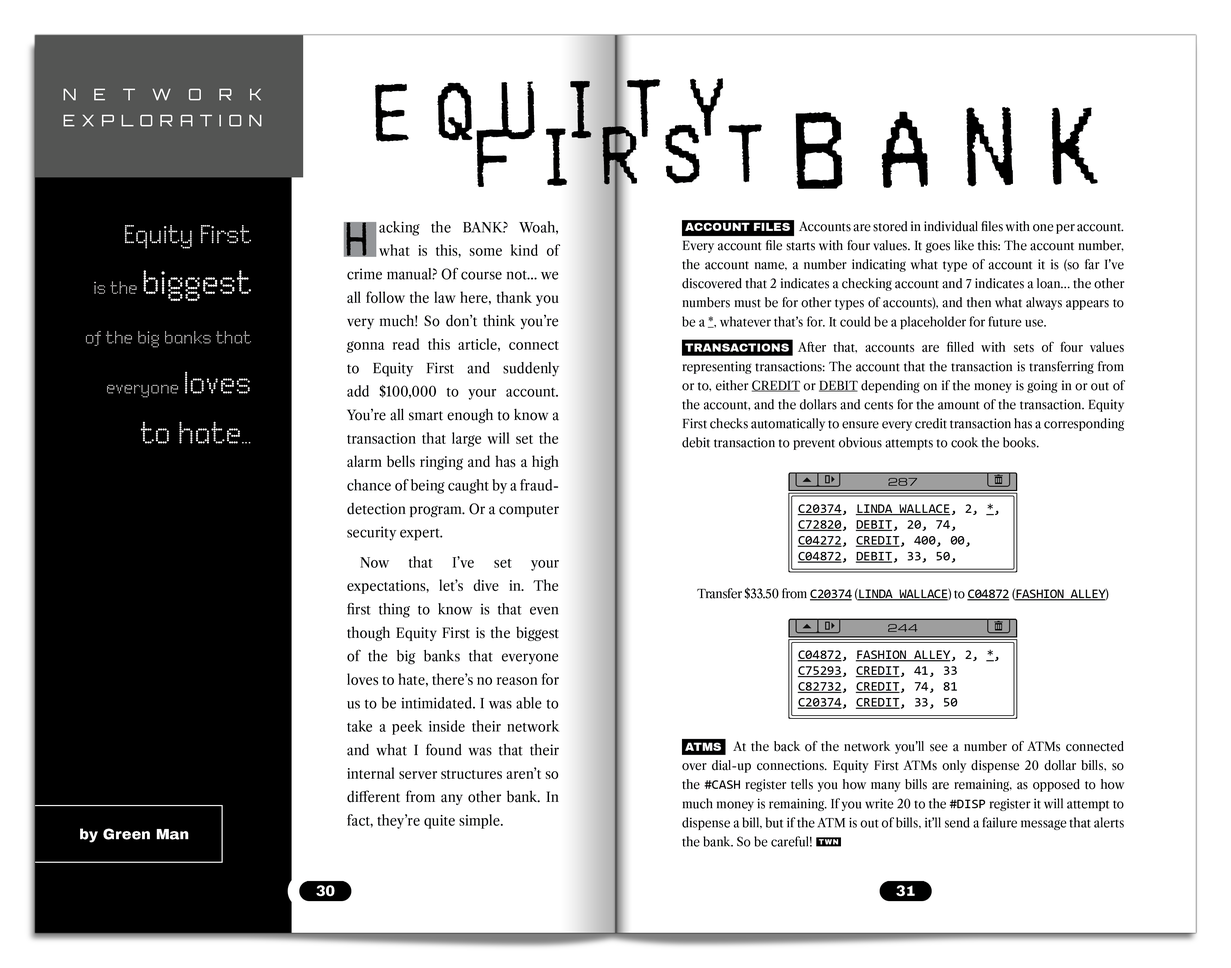
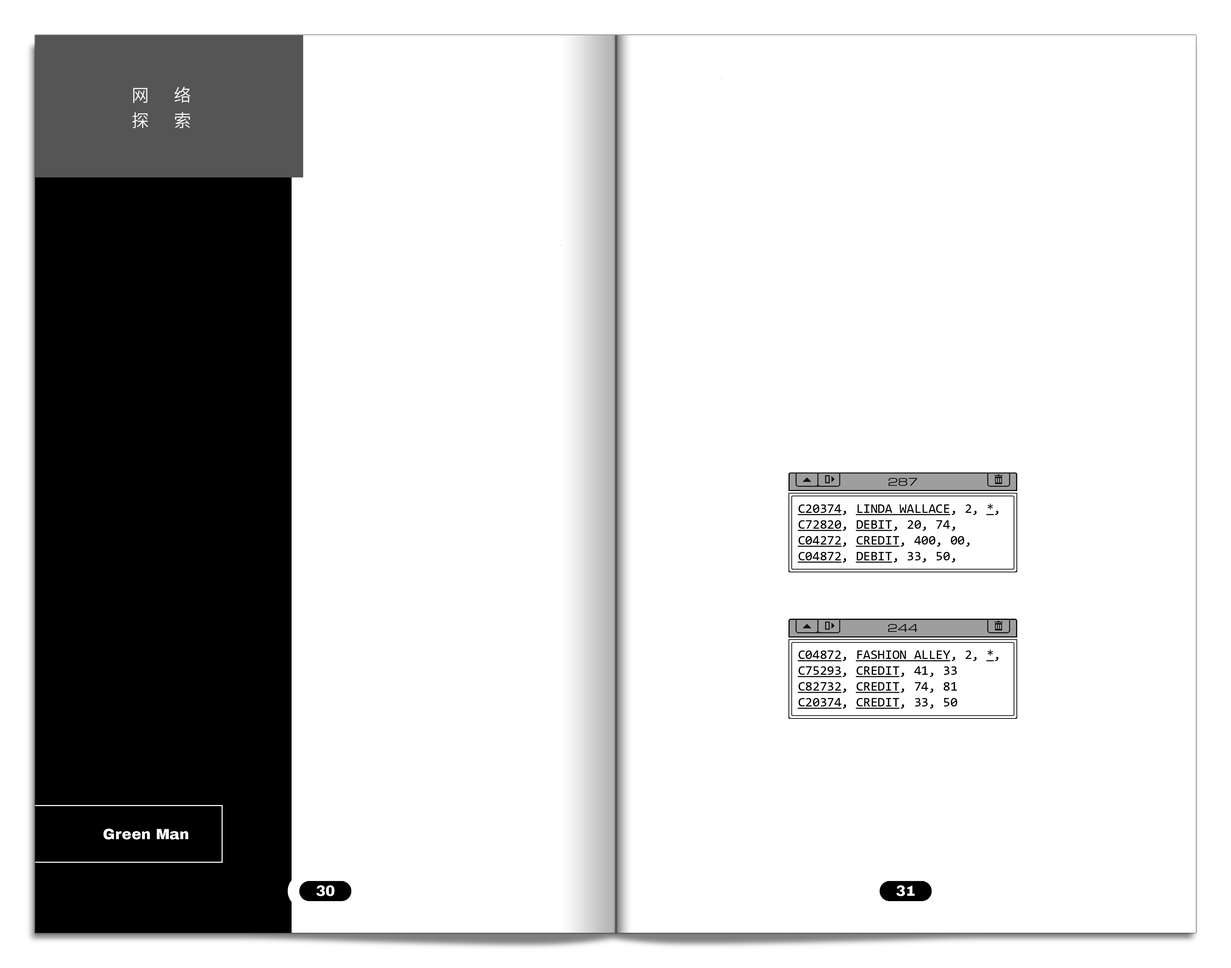
Layer changes from the first w=1231, h=968 image to the second:
added layer "网络 ... #1" above "被粘贴的图层" over [132, 86, 191, 129]
added layer "被粘贴的图层" above "被粘贴的图层 #2" over [63, 86, 262, 129]
added layer "被粘贴的图层 #2" above "被粘贴的图层 #1" over [79, 828, 99, 842]
added layer "被粘贴的图层 #1" above "被粘贴的图层 #3" over [85, 224, 252, 444]
added layer "被粘贴的图层 #3" above "被粘贴的图层 #4" over [354, 78, 1119, 245]
added layer "被粘贴的图层 #4" above "被粘贴的图层 #5" over [343, 220, 561, 829]
added layer "被粘贴的图层 #5" above "被粘贴的图层 #6" over [682, 219, 1126, 450]
added layer "被粘贴的图层 #6" above "被粘贴的图层 #7" over [697, 587, 1109, 601]
added layer "被粘贴的图层 #7" above "17" over [682, 738, 1126, 847]
